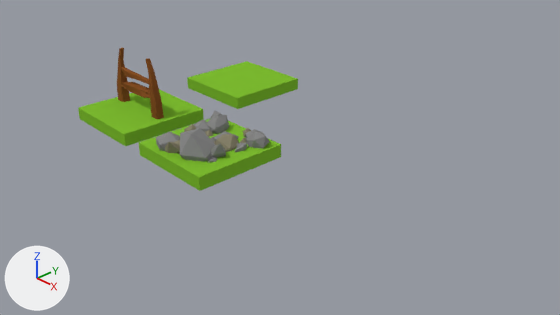
The Blender file Assets/BlenderMaterials/Tiles.blend, before and after one commit.
Both versions are drawn from the file's camera 'Camera'. Lighting does not change. The marker at lower left points along +X, +Y and +Z.

In view in the first picture: 'PlainTile', 'Spike', 'TilewFence'.
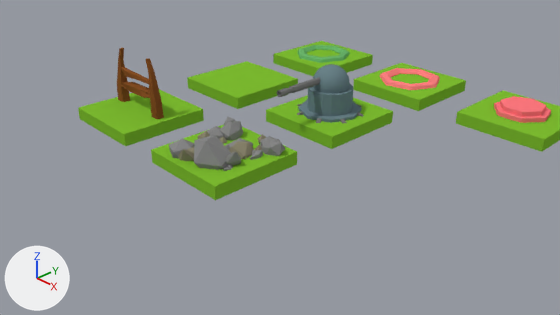
Edits to the bpy script that builds the scene:
```text
Change ob_spike:
    ob_spike.location: (-1.45, 0.0, 0.0) -> (-1.0, 0.0, 0.0)
Add ob_endring:
    ob_endring = bpy.data.objects.new('EndRing', me_endring)  # 49 vertices, 49 faces; spans x -0.586..0.65, y -0.634..0.634, z -0.127..0.127; in mat_endringmat (pink #ff8081)
    ob_endring.parent = ob_endtile
    ob_endring.location = (-1.0, 6.0, 0.152)
    ob_endring.scale = (1.24, 1.24, 1.24)
Add ob_endtile:
    ob_endtile = bpy.data.objects.new('EndTile', me_plaintile.copy())  # the mesh of ob_plaintile
    ob_endtile.location = (-1.0, 6.0, 0.0)
    ob_endtile.scale = (1.0, 1.0, 0.3)
Add ob_startring:
    ob_startring = bpy.data.objects.new('StartRing', me_startring)  # 49 vertices, 49 faces; spans x -0.586..0.65, y -0.634..0.634, z -0.127..0.127; in mat_startringmat (green #6ab46a)
    ob_startring.parent = ob_starttile
    ob_startring.location = (-4.0, 6.0, 0.152)
    ob_startring.scale = (1.24, 1.24, 1.24)
Add ob_starttile:
    ob_starttile = bpy.data.objects.new('StartTile', me_plaintile.copy())  # the mesh of ob_plaintile
    ob_starttile.location = (-4.0, 6.0, 0.0)
    ob_starttile.scale = (1.0, 1.0, 0.3)
Add ob_pressable:
    ob_pressable = bpy.data.objects.new('Pressable', me_pressable)  # 28 vertices, 9 faces; spans x -0.59..0.59, y -0.55..0.61, z -0.5..1.05; in mat_activatormat (red #ff787e)
    ob_pressable.parent = ob_button
    ob_pressable.location = (2.0, 6.0, 0.289)
    ob_pressable.scale = (0.802, 0.802, 0.168)
Add ob_button:
    ob_button = bpy.data.objects.new('Button', me_pressable.copy())
    ob_button.parent = ob_activator
    ob_button.location = (2.0, 6.0, 0.193)
    ob_button.scale = (1.0, 1.0, 0.21)
Add ob_activator:
    ob_activator = bpy.data.objects.new('Activator', me_plaintile.copy())  # the mesh of ob_plaintile
    ob_activator.location = (2.0, 6.0, 0.0)
    ob_activator.scale = (1.0, 1.0, 0.3)
Add ob_turrent:
    ob_turrent = bpy.data.objects.new('Turrent', me_turret)  # 664 vertices, 646 faces; spans x -1.0..1.0, y -1.19..1.06, z -2.31..1.9; in mat_turretmat (cyan #6a8289), mat_stillturretmat (grey #747474)
    ob_turrent.parent = ob_turrettile
    ob_turrent.location = (-1.003, 2.94, 0.562)
    ob_turrent.scale = (1.2, 1.2, 0.361)
Add ob_turrettile:
    ob_turrettile = bpy.data.objects.new('TurretTile', me_plaintile.copy())  # the mesh of ob_plaintile
    ob_turrettile.location = (-1.0, 3.0, 0.0)
    ob_turrettile.scale = (1.0, 1.0, 0.3)
```

Changed parts and their boxes (x1, y1, x2, y2) in the pictures (560 x 315 px):
'Spike', moved: before (139, 110, 281, 191); after (151, 117, 297, 200)
'TurretTile', added (green): after (266, 95, 393, 149)
'Activator', added (green): after (456, 90, 560, 152)
'Turrent', added (cyan): after (277, 64, 363, 123)
'EndTile', added (green): after (353, 63, 466, 111)
'StartTile', added (green): after (273, 41, 373, 77)
'EndRing', added (pink): after (380, 68, 440, 90)
'Pressable', added (red): after (500, 96, 546, 117)
'StartRing', added (green): after (297, 45, 350, 63)
'Button', added (red): after (494, 102, 551, 123)
